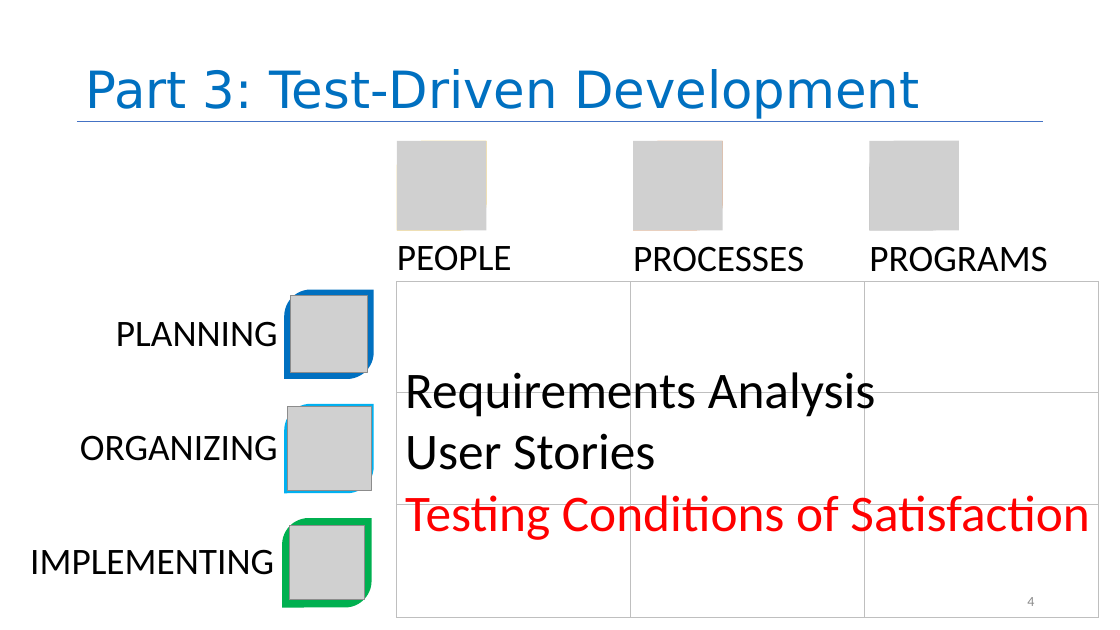
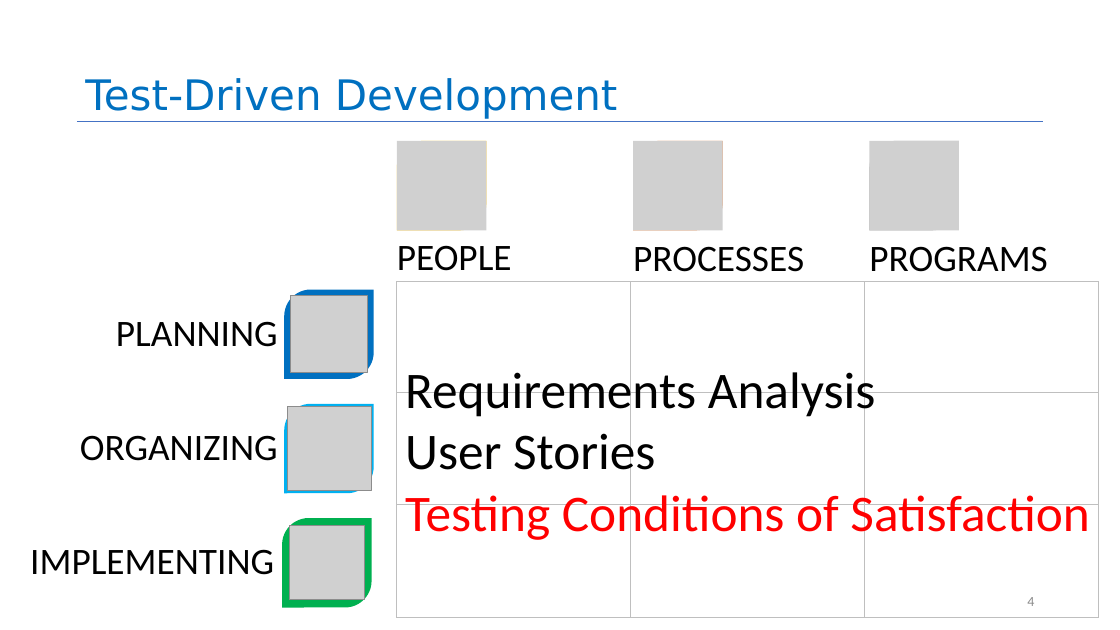
Before and after one commit to rimshaTest/CS4530-Spring-2026, a slide deck: slide 4 of Slides/Module 02.2 Test-Driven Development.pptx. Drawn at 1120x630 pixels with LibreOffice and Linux fonts; fonts in the diff are those of the drawing; grey boxes stand for pictures. Boxes give left, top, right and bottom in pixels: in the first picture for what was removed or moved away, otherwise in the second. Text is boxed around its words. In the diff, an @@ line names an element or a change of style, - is before the commit and + after.

```diff
--- a/Slides/Module 02.2 Test-Driven Development.pptx
+++ b/Slides/Module 02.2 Test-Driven Development.pptx
@@ title at (x1=85, y1=78, x2=618, y2=119): text changed; size 44 to 36 pt @@
-Part 3: Test-Driven Development
+Test-Driven Development
```
Also in this commit, not shown: 11 other slides changed, 4 other files.
